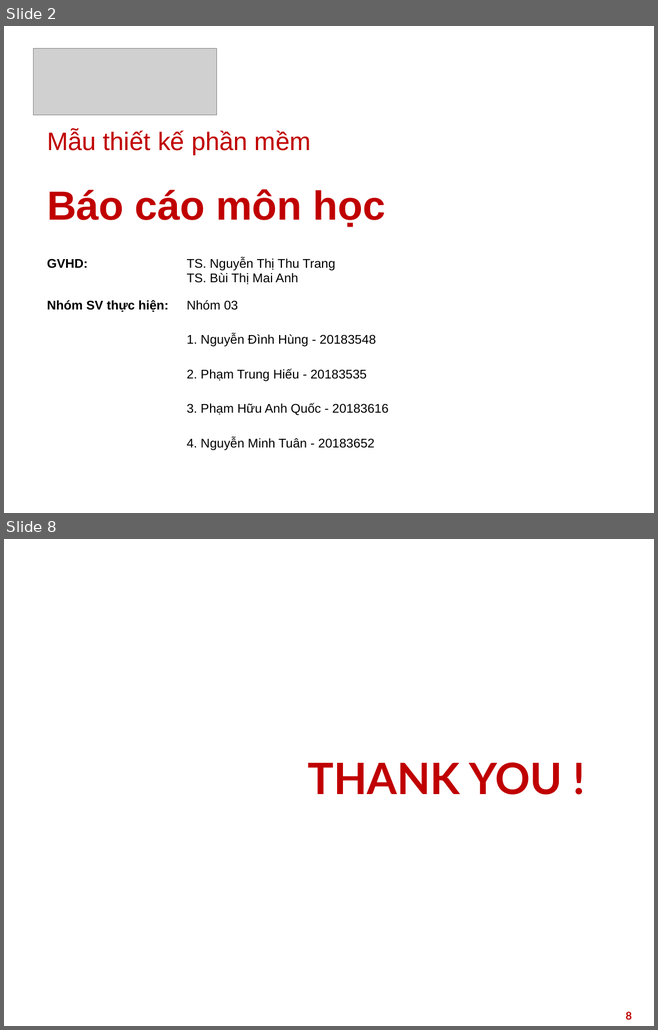
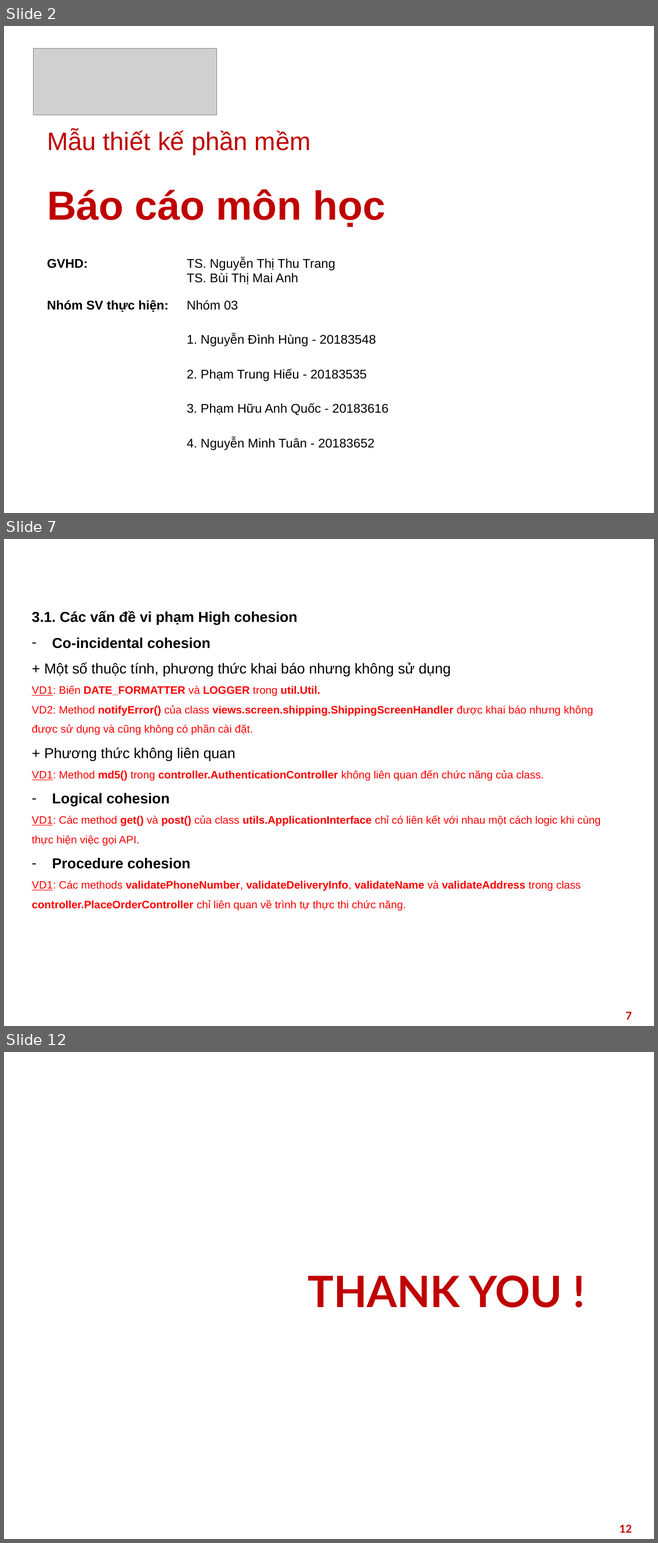
Before and after one commit to HieuPham2000/DP.20212.03, a slide deck: presentation/Design_Pattern_Slide.pptx. Shown one above the other, each under a label of ours: slides 2 and 8 before the commit, slides 2, 7 and 12 after it; the slides between them are not shown. The pictures are 658x1030 and 658x1543 pixels, drawn with LibreOffice and Linux fonts; fonts in the diff are those of the drawing; grey boxes stand for pictures; background and template pictures are left out. Boxes give left, top, right and bottom in pixels: in the first picture for what was removed or moved away, otherwise in the second. Text is boxed around its words. In the diff, an @@ line names an element or a change of style, - is before the commit and + after.

```diff
--- a/presentation/Design_Pattern_Slide.pptx
+++ b/presentation/Design_Pattern_Slide.pptx
@@ slide 7 added at <box>4,539,654,1026</box>, background picture (left out) @@
@@ title added at <box>21,545,637,577</box>, 28 pt, text #FFFFFF, bold @@
+3. Đánh giá, refactor
@@ text added at <box>32,611,600,911</box>, 12 pt, text #FF0000 @@
+3.1. Các vấn đề vi phạm High cohesion
+– Co-incidental cohesion
++ Một số thuộc tính, phương thức khai báo nhưng không sử dụng
+                VD1: Biến DATE_FORMATTER và LOGGER trong util.Util.
+VD2: Method notifyError() của class views.screen.shipping.ShippingScreenHandler được khai báo nhưng không được sử dụng và cũng không có phần cài đặt.
++ Phương thức không liên quan
+VD1: Method md5() trong controller.AuthenticationController không liên quan đến chức năng của class.
+– Logical cohesion
+VD1: Các method get() và post() của class utils.ApplicationInterface chỉ có liên kết với nhau một cách logic khi cùng thực hiện việc gọi API.
+– Procedure cohesion
+VD1: Các methods validatePhoneNumber, validateDeliveryInfo, validateName và validateAddress trong class controller.PlaceOrderController chỉ liên quan về trình tự thực thi chức năng.
@@ page number added at <box>625,1012,632,1020</box>, 12 pt, text #C00000, bold @@
+7
@@ what was slide 8 is now slide 12 @@
@@ page number at <box>619,1525,632,1533</box>: text changed @@
-8
+12
```
Also in this commit, not shown: 4 slides changed, 4 other slides added, 1 slide removed.
